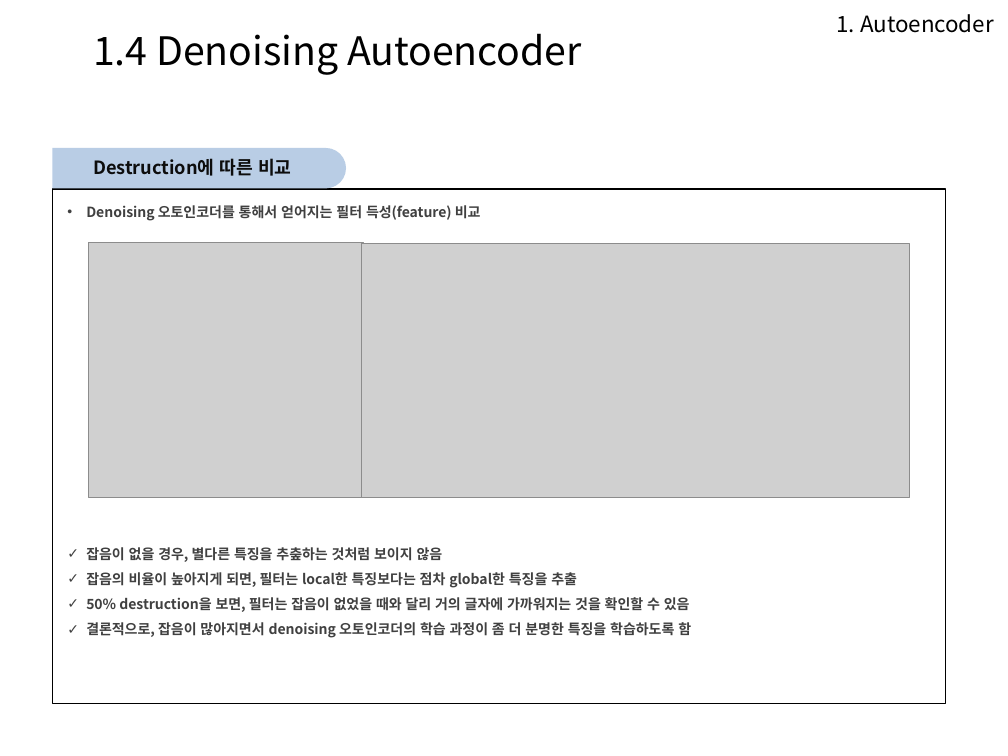
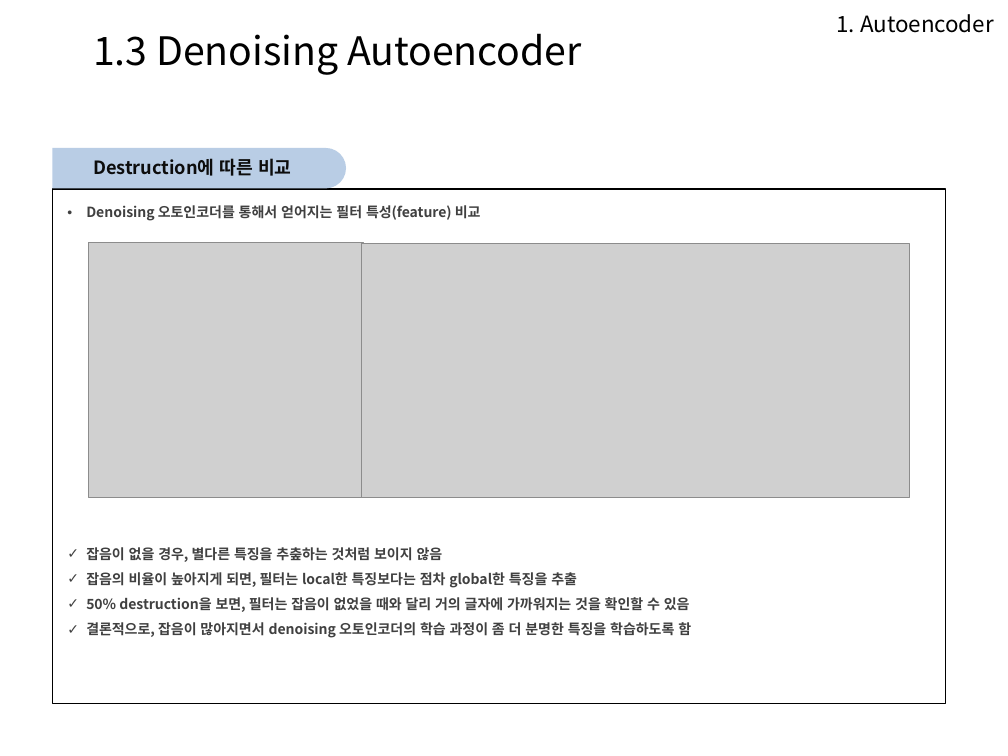
Before and after one commit to Heechul90/Autoencoder, a slide deck: slide 16 of autoencoder.pptx. Drawn at 1008x756 pixels with LibreOffice and Linux fonts; fonts in the diff are those of the drawing; grey boxes stand for pictures; background and template pictures are left out. Boxes give left, top, right and bottom in pixels: in the first picture for what was removed or moved away, otherwise in the second. Text is boxed around its words. In the diff, an @@ line names an element or a change of style, - is before the commit and + after.

Commit message:
autoencoder

```diff
--- a/autoencoder.pptx
+++ b/autoencoder.pptx
@@ text at [93,33,582,75]: text changed @@
-1.4 Denoising Autoencoder
+1.3 Denoising Autoencoder
@@ text at [86,205,481,221]: text changed @@
-• Denoising 오토인코더를 통해서 얻어지는 필터 득성(feature) 비교
+• Denoising 오토인코더를 통해서 얻어지는 필터 특성(feature) 비교
```
Also in this commit, not shown: 17 other slides changed, 4 slides added, 3 other files.
